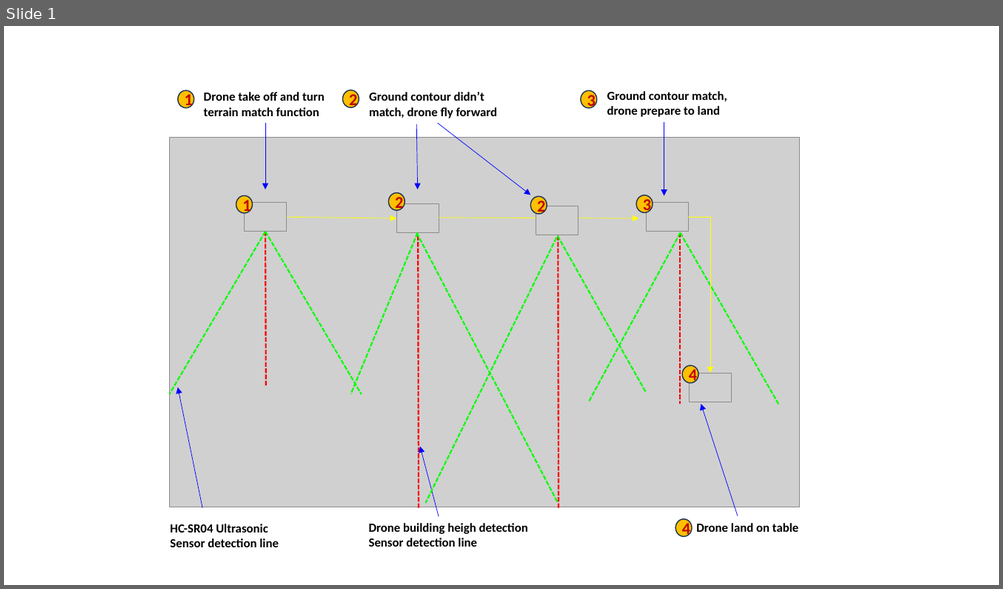
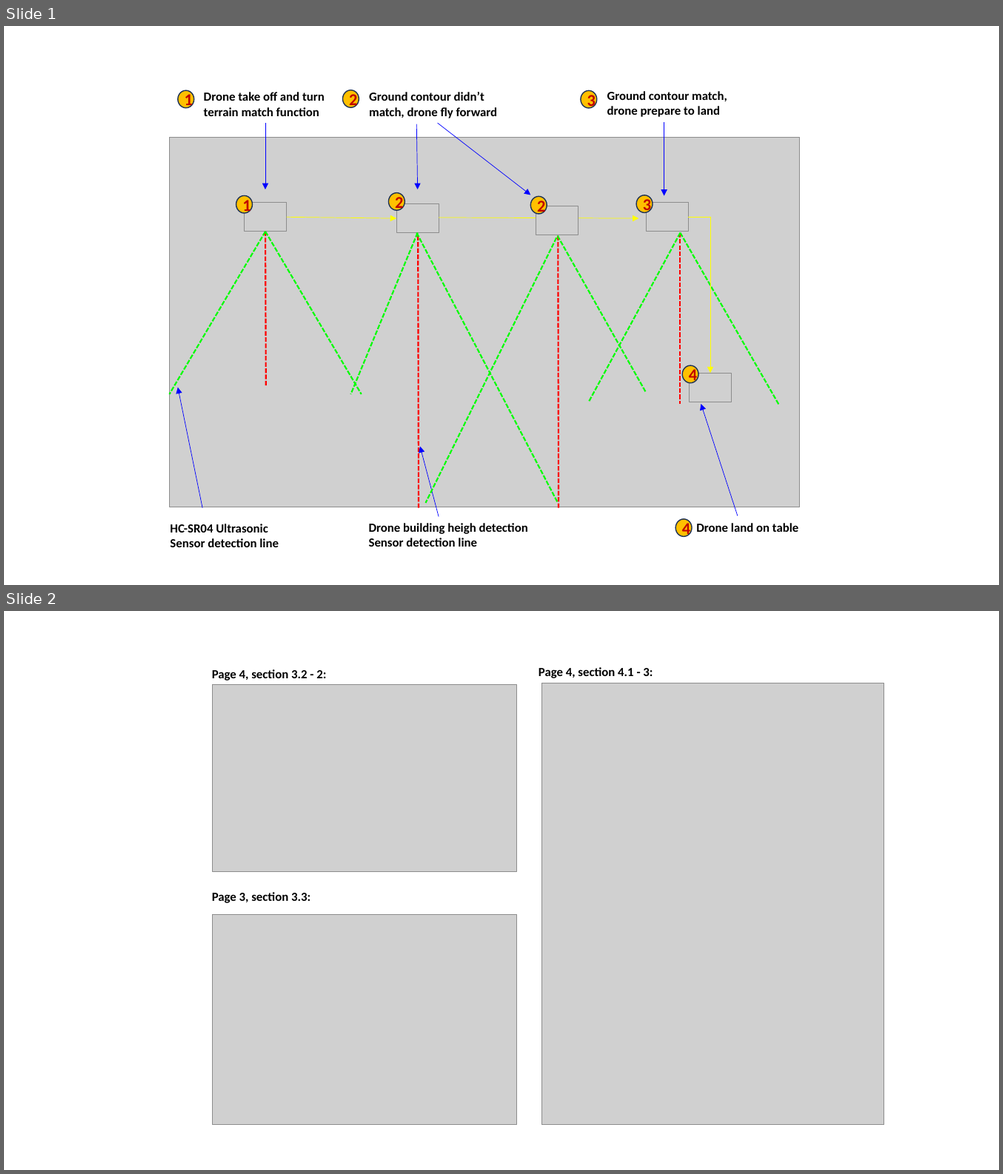
Before and after one commit to LiuYuancheng/DJI_Tello_Ctrl, a slide deck: doc/designDoc.pptx. Shown one above the other, each under a label of ours: slide 1 before the commit, slides 1 and 2 after it. The pictures are 1003x589 and 1003x1174 pixels, drawn with LibreOffice and Linux fonts; fonts in the diff are those of the drawing; grey boxes stand for pictures. Boxes give left, top, right and bottom in pixels: in the first picture for what was removed or moved away, otherwise in the second. Text is boxed around its words. In the diff, an @@ line names an element or a change of style, - is before the commit and + after.

```diff
--- a/doc/designDoc.pptx
+++ b/doc/designDoc.pptx
@@ slide 2 added at (4,611,999,1170), background #FFFFFF @@
@@ text added at (212,669,326,681), 12 pt, text #000000, bold @@
+Page 4, section 3.2 - 2:
@@ text added at (538,667,652,678), 12 pt, text #000000, bold @@
+Page 4, section 4.1 - 3:
@@ picture added at (212,685,516,872) @@
@@ picture added at (542,684,884,1125) @@
@@ text added at (212,892,310,903), 12 pt, text #000000, bold @@
+Page 3, section 3.3:
@@ picture added at (212,914,517,1125) @@
```
Also in this commit, not shown: 2 other slides added, 6 other files.
